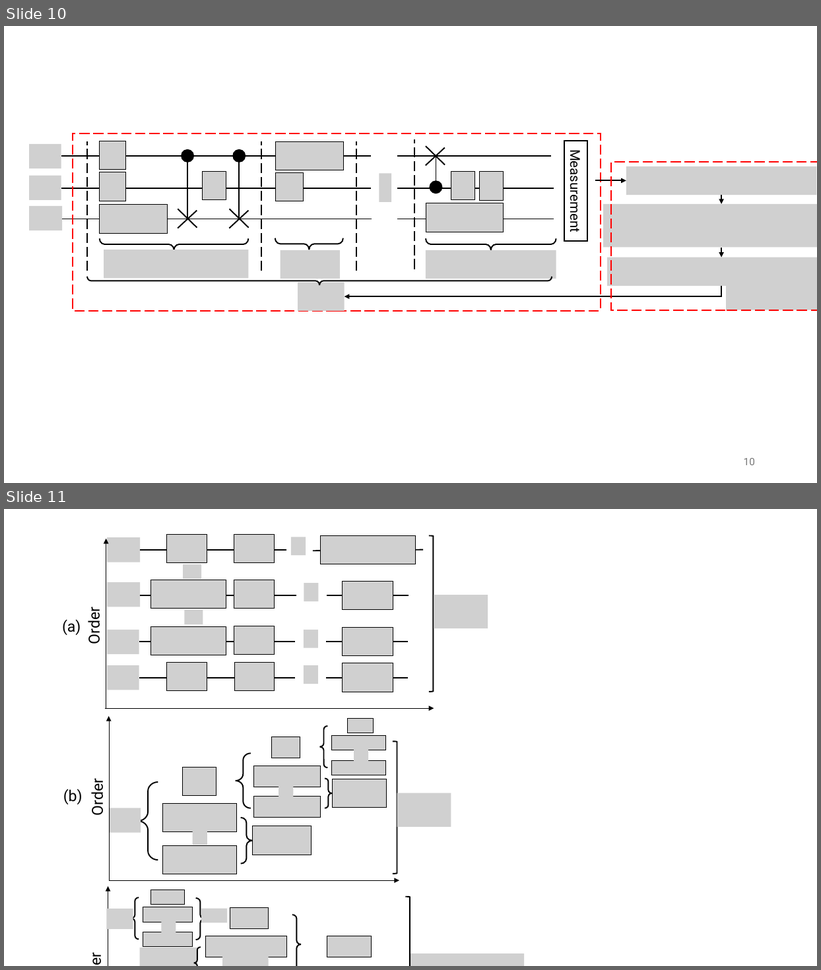
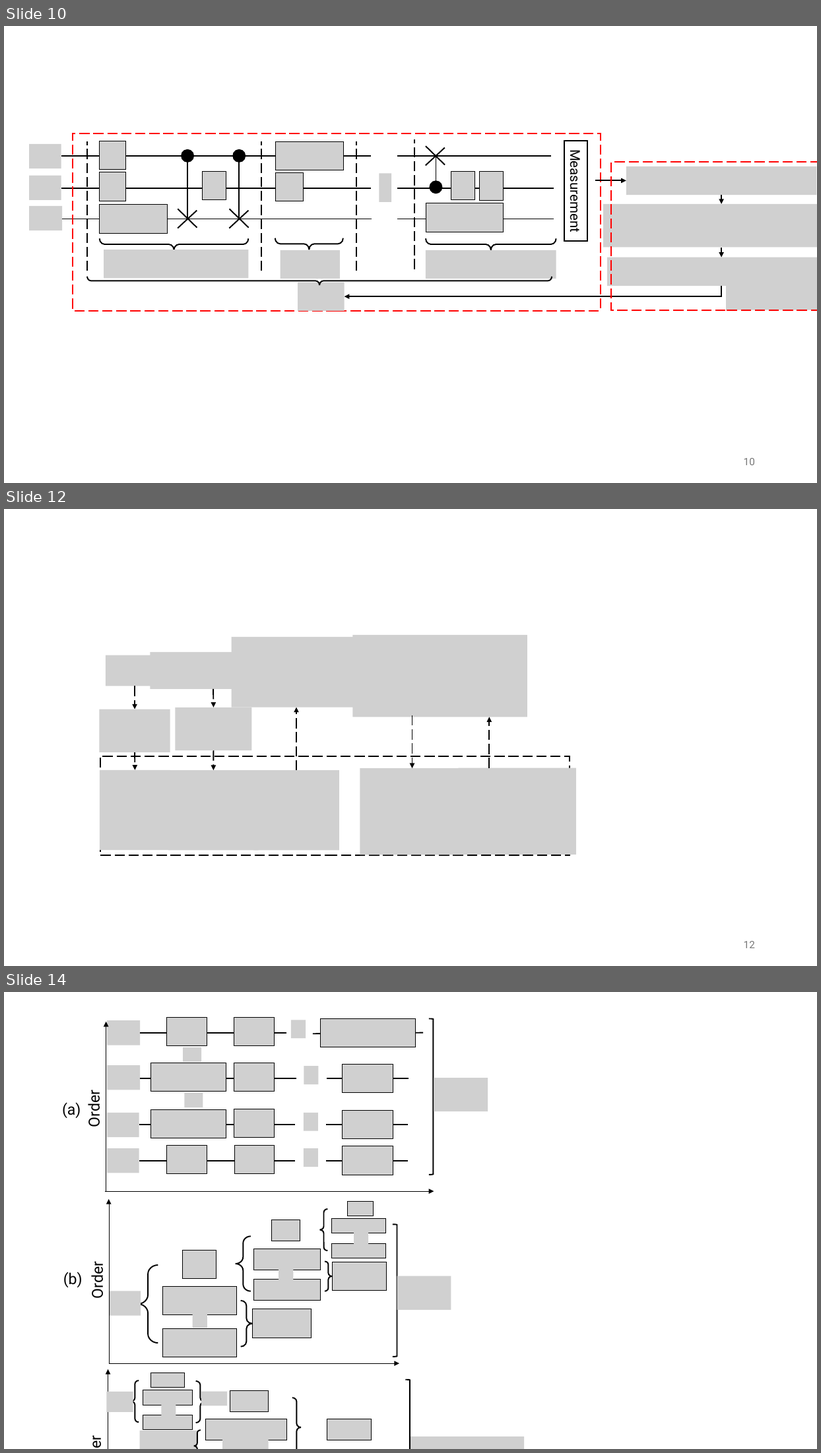
Before and after one commit to Zeusss9/fast-psr, a slide deck: slide/Slide.pptx. Shown one above the other, each under a label of ours: slides 10 and 11 before the commit, slides 10, 12 and 14 after it; the slides between them are not shown. The pictures are 821x970 and 821x1453 pixels, drawn with LibreOffice and Linux fonts; fonts in the diff are those of the drawing; grey boxes stand for pictures; background and template pictures are left out. Boxes give left, top, right and bottom in pixels: in the first picture for what was removed or moved away, otherwise in the second. Text is boxed around its words. In the diff, an @@ line names an element or a change of style, - is before the commit and + after.

```diff
--- a/slide/Slide.pptx
+++ b/slide/Slide.pptx
@@ slide 12 added at box(4, 509, 817, 966), background #FFFFFF @@
@@ picture added at box(232, 637, 374, 707) @@
@@ picture added at box(353, 635, 527, 718) @@
@@ picture added at box(106, 656, 164, 687) @@
@@ picture added at box(151, 652, 253, 690) @@
@@ arrow added from (135, 686) to (135, 709), #000000 1.5 pt dashed @@
@@ arrow added from (213, 689) to (214, 708), #000000 1.5 pt dashed @@
@@ picture added at box(99, 709, 170, 753) @@
@@ picture added at box(176, 708, 252, 751) @@
@@ arrow added from (296, 770) to (296, 707), #000000 1.5 pt dashed @@
@@ arrow added from (412, 716) to (412, 768), #000000 1.5 pt dashed @@
@@ arrow added from (490, 768) to (490, 717), #000000 1.5 pt dashed @@
@@ rectangle added at box(100, 757, 570, 855), outline #000000 1.5 pt dashed @@
@@ arrow added from (135, 753) to (135, 770), #000000 1.5 pt dashed @@
@@ arrow added from (214, 751) to (213, 770), #000000 1.5 pt dashed @@
@@ picture added at box(100, 770, 170, 850) @@
@@ picture added at box(168, 770, 258, 851) @@
@@ picture added at box(253, 770, 339, 851) @@
@@ picture added at box(360, 768, 465, 855) @@
@@ picture added at box(459, 768, 576, 855) @@
@@ page number added at box(744, 941, 755, 949), 12 pt, text #797979 @@
+12
@@ what was slide 11 is now slide 14 @@
```
Also in this commit, not shown: 2 other slides added, 6 other files.
